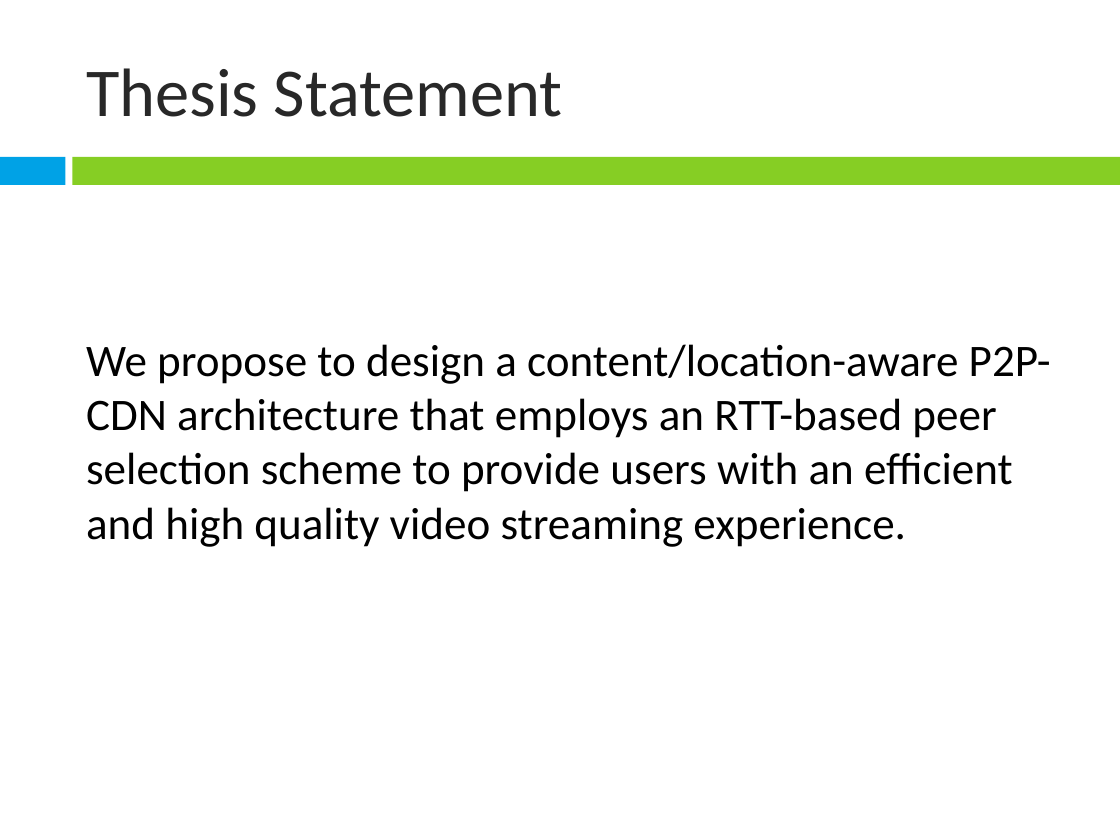
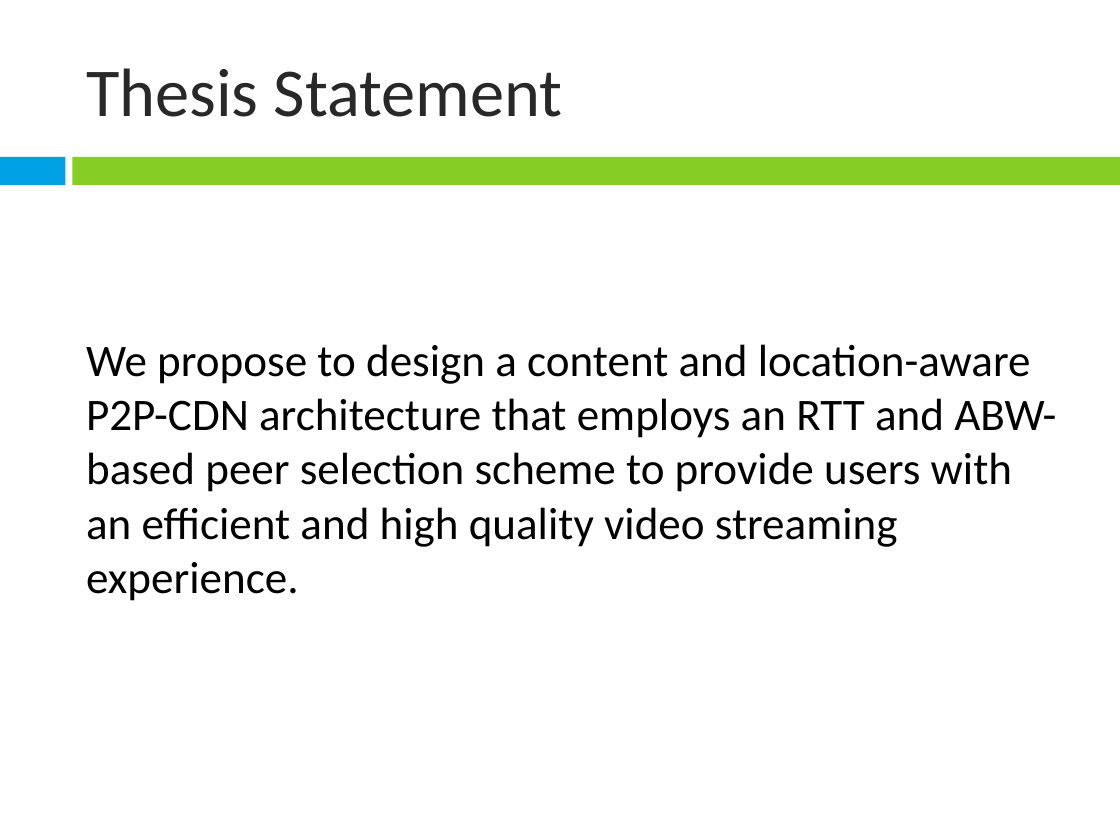
Before and after one commit to janeriongcol/ndsg-chupacabra, a slide deck: slide 34 of Presentations/Mock Presentation.pptx. Drawn at 1120x840 pixels with LibreOffice and Linux fonts; fonts in the diff are those of the drawing. Boxes give left, top, right and bottom in pixels: in the first picture for what was removed or moved away, otherwise in the second. Text is boxed around its words. In the diff, an @@ line names an element or a change of style, - is before the commit and + after.

```diff
--- a/Presentations/Mock Presentation.pptx
+++ b/Presentations/Mock Presentation.pptx
@@ text at [86, 344, 1056, 601]: text changed @@
-We propose to design a content/location-aware P2P-CDN architecture that employs an RTT-based peer selection scheme to provide users with an efficient and high quality video streaming experience.
+We propose to design a content and location-aware P2P-CDN architecture that employs an RTT and ABW-based peer selection scheme to provide users with an efficient and high quality video streaming experience.
```
Also in this commit, not shown: 16 other slides changed, 1 slide added, 3 slides removed.
